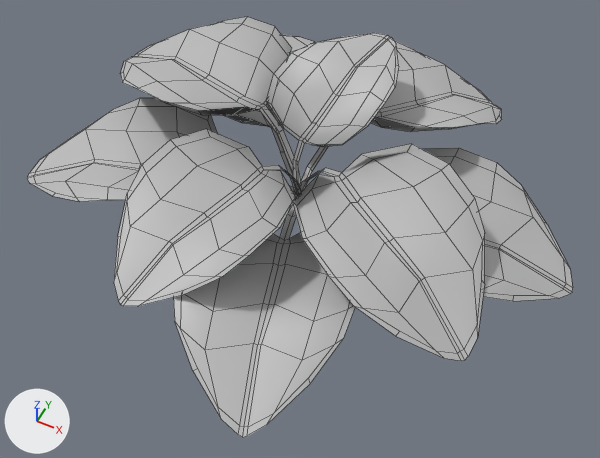
The FBX model Miska/Assets/Meshes/Hosta_LG_01.fbx as it was, and as the next commit left it.
The view is the same before and after, from a 50 mm camera at (0.564, -1.129, 1.296) aimed at (0.067, -0.134, 0.053). Arrows for +X, +Y and +Z are at lower left; the lights stay in place. Mesh edges are drawn as thin lines. Where no turn or scale is listed for an object, it has been applied to the vertices.

Names of what the first picture shows: 'Hosta_LG_01'.
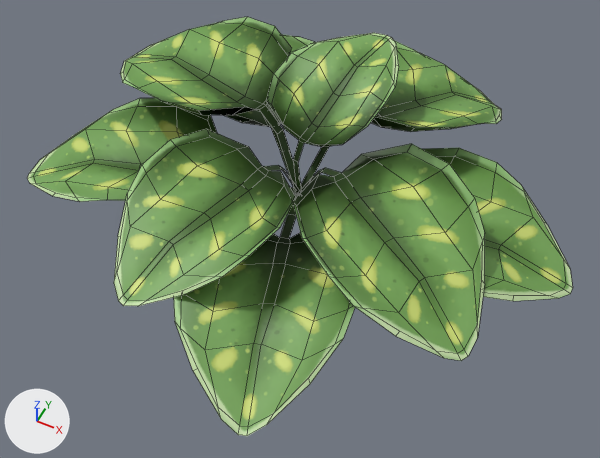
What differs and where, as boxes (x1, y1, x2, y2) in the pictures (600 x 458 px):
'Hosta_LG_01', surface changed, reshaped (grey to green): before (27, 17, 573, 437); after (27, 17, 573, 436)
part 1 of me_mesh, cut back: before (28, 35, 573, 437); after (27, 35, 573, 436)

The change, as a list of edits to the scene's bpy script:
```text
Add img_hosta_albedo_001_tga:
    img_hosta_albedo_001_tga = load_image('Hosta_Albedo_001.tga', '../Textures/Hosta_Albedo_001.tga', 1024, 1024, 'sRGB')
Change mat_hostas:
    remove mat_hostas.base_color = (0.5, 0.5, 0.5)  # grey #bcbcbc
    add mat_hostas.texture = img_hosta_albedo_001_tga
Change me_mesh:
    used by ob_hosta_lg_01; location = (0.0, 0.0, 0.0)
    remove me_mesh.from_pydata(...)  # 576 vertices, 450 faces; spans x -0.549..0.595, y -0.569..0.454, z -0.001..0.265
    add me_mesh.from_pydata(...)  # 468 vertices, 360 faces; spans x -0.549..0.594, y -0.569..0.454, z 0.0..0.265
    me_mesh part 1
    108 vertices are removed from x -0.548..0.595, y -0.569..0.444, z -0.001..0.251
    162 faces are deleted
    72 new faces join them
```
